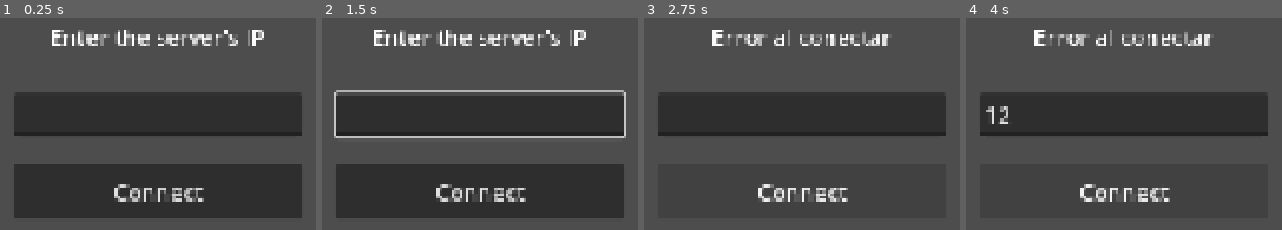
Above: before the commit, frames 1-4 (left to right).
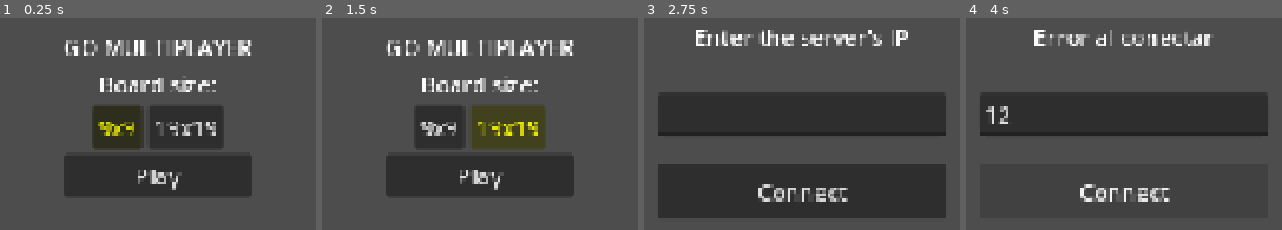
Above: after the commit, the same moments.

Repository: figurophobia/go
Game: Godot game, scene res://scenes/Menu.tscn
The game is run twice, just before and just after one commit, with the same random seed, the same clock (stepped at 60 frames per second) and the same inputs. Before the commit the project starts from res://scenes/lobby.tscn.
Inputs (mouse positions are in pixels of both pictures, inside the frame that each line leads up to):
- Up to frame 1 (0.25 s): no input
- Up to frame 2 (1.5 s): click (438, 128) at 0.5 s, where only the run after the commit has a clickable "9x9"; click (508, 128) at 1.25 s, where only the run after the commit has a clickable "19x19"
- Up to frame 3 (2.75 s): click (802, 174) at 2 s, where only the run after the commit has a clickable "Play"
- Up to frame 4 (4 s): click (1124, 113) at 2.77 s; type "12" at 2.85 s; click "Connect" at 3.5 s

The runs differ from the first frame. In frame 1, 39% of the frame differs, in the area x 4-96%, y 5-95%; in frame 2, 39%, in the area x 3-97%, y 5-95%; in frame 3, 2.8%; in frame 4, nothing differs.

Commit message:
Main menu page, 19x19 board and refactor for dynamic board_size

Diff:
--- a/GoGodot/project.godot
+++ b/GoGodot/project.godot
@@ -15,13 +15,14 @@
 [application]
 
 config/name="Go"
-run/main_scene="uid://rwg855nrrv56"
+run/main_scene="uid://dliebblvcea0o"
 config/features=PackedStringArray("4.6", "Forward Plus")
 config/icon="res://icon.svg"
 
 [autoload]
 
 Network="*uid://c4p0pfmlf2g0q"
+GameConfig="*uid://gg4jfsbbj2aj"
 
 [display]
 
--- /dev/null
+++ b/GoGodot/scenes/Game19x19.tscn
@@ -0,0 +1,133 @@
+[gd_scene format=3 uid="uid://7uggjtje3pkn"]
+
+[ext_resource type="Script" uid="uid://dthxwpovwcc0y" path="res://scripts/game.gd" id="1_txgc1"]
+[ext_resource type="Texture2D" uid="uid://7n1uxptukvwr" path="res://assets/board/used_clean.jpg" id="1_xdtq6"]
+[ext_resource type="Texture2D" uid="uid://ckkceqqrudaj7" path="res://assets/board/used_original.jpg" id="2_txgc1"]
+[ext_resource type="PackedScene" uid="uid://dxmw1n4jo1j4o" path="res://scenes/Stone.tscn" id="2_uy2qs"]
+
+[node name="Control" type="Control" unique_id=1516357034]
+clip_contents = true
+layout_mode = 3
+anchors_preset = 15
+anchor_right = 1.0
+anchor_bottom = 1.0
+grow_horizontal = 2
+grow_vertical = 2
+script = ExtResource("1_txgc1")
+stone_scene = ExtResource("2_uy2qs")
+
+[node name="ColorRect" type="TextureRect" parent="." unique_id=662305272]
+layout_mode = 1
+anchors_preset = 15
+anchor_right = 1.0
+anchor_bottom = 1.0
+offset_top = -1.0
+offset_bottom = -1.0
+grow_horizontal = 2
+grow_vertical = 2
+texture = ExtResource("1_xdtq6")
+expand_mode = 3
+
+[node name="ColorRect2" type="ColorRect" parent="." unique_id=824558079]
+layout_mode = 1
+anchors_preset = 8
+anchor_left = 0.5
+anchor_top = 0.5
+anchor_right = 0.5
+anchor_bottom = 0.5
+offset_left = -365.0
+offset_top = -375.0
+offset_right = 365.0
+offset_bottom = 375.0
+grow_horizontal = 2
+grow_vertical = 2
+color = Color(0, 0, 0, 1)
+
+[node name="Board" type="TextureRect" parent="." unique_id=1670206467]
+layout_mode = 1
+anchors_preset = 15
+anchor_right = 1.0
+anchor_bottom = 1.0
+grow_horizontal = 2
+grow_vertical = 2
+texture = ExtResource("2_txgc1")
+expand_mode = 3
+stretch_mode = 5
+
+[node name="TopLeft" type="Control" parent="Board" unique_id=1957583740]
+anchors_preset = 0
+offset_left = 237.08627
+offset_top = 13.332975
+offset_right = 277.08627
+offset_bottom = 53.33297
+
+[node name="BottomRight" type="Control" parent="Board" unique_id=692808342]
+anchors_preset = 0
+offset_left = 914.8158
+offset_top = 635.9767
+offset_right = 954.8158
+offset_bottom = 675.9767
+
+[node name="Stones" type="Sprite2D" parent="Board" unique_id=1872306588]
+
+[node name="TurnLabel" type="RichTextLabel" parent="." unique_id=730804312]
+layout_mode = 0
+offset_right = 251.0
+offset_bottom = 646.0
+bbcode_enabled = true
+text = "Turno: Negras"
+
+[node name="CapturesLabel" type="Label" parent="." unique_id=1745269905]
+layout_mode = 1
+anchors_preset = 6
+anchor_left = 1.0
+anchor_top = 0.5
+anchor_right = 1.0
+anchor_bottom = 0.5
+offset_left = -306.0
+offset_top = -324.0
+offset_bottom = 325.0
+grow_horizontal = 0
+grow_vertical = 2
+theme_override_colors/font_color = Color(0, 0, 0, 1)
+theme_override_font_sizes/font_size = 26
+text = "Piedras capturadas:
+Negras comen:
+Blancas comen:
+"
+horizontal_alignment = 2
+
+[node name="PassButton" type="Button" parent="." unique_id=1984939410]
+layout_mode = 1
+anchors_preset = 3
+anchor_left = 1.0
+anchor_top = 1.0
+anchor_right = 1.0
+anchor_bottom = 1.0
+offset_left = -8.0
+offset_top = -8.0
+grow_horizontal = 0
+grow_vertical = 0
+theme_override_colors/font_color = Color(0, 0, 0, 1)
+theme_override_font_sizes/font_size = 32
+text = "PASS TURN"
+
+[node name="GameOverLabel" type="RichTextLabel" parent="." unique_id=1979532262]
+layout_mode = 1
+anchors_preset = 8
+anchor_left = 0.5
+anchor_top = 0.5
+anchor_right = 0.5
+anchor_bottom = 0.5
+offset_left = -147.0
+offset_top = -35.0
+offset_right = 139.0
+offset_bottom = 34.0
+grow_horizontal = 2
+grow_vertical = 2
+theme_override_colors/font_shadow_color = Color(0, 0, 0, 1)
+bbcode_enabled = true
+text = "GAME OVER"
+fit_content = true
+horizontal_alignment = 1
+vertical_alignment = 1
--- /dev/null
+++ b/GoGodot/scenes/Menu.tscn
@@ -0,0 +1,55 @@
+[gd_scene format=3 uid="uid://dliebblvcea0o"]
+
+[ext_resource type="Script" uid="uid://2q7j4lpwymwi" path="res://scripts/main_menu.gd" id="1_xdvgc"]
+
+[node name="Control" type="Control" unique_id=1993983016]
+layout_mode = 3
+anchors_preset = 15
+anchor_right = 1.0
+anchor_bottom = 1.0
+grow_horizontal = 2
+grow_vertical = 2
+script = ExtResource("1_xdvgc")
+
+[node name="VBoxContainer" type="VBoxContainer" parent="." unique_id=1896139311]
+layout_mode = 1
+anchors_preset = 8
+anchor_left = 0.5
+anchor_top = 0.5
+anchor_right = 0.5
+anchor_bottom = 0.5
+offset_left = -68.0
+offset_top = -42.5
+offset_right = 68.0
+offset_bottom = 42.5
+grow_horizontal = 2
+grow_vertical = 2
+
+[node name="Label" type="Label" parent="VBoxContainer" unique_id=255160240]
+layout_mode = 2
+text = "GO MULTIPLAYER"
+horizontal_alignment = 1
+
+[node name="Label2" type="Label" parent="VBoxContainer" unique_id=142496357]
+layout_mode = 2
+text = "Board size:"
+horizontal_alignment = 1
+
+[node name="HBoxContainer" type="HBoxContainer" parent="VBoxContainer" unique_id=227577071]
+layout_mode = 2
+alignment = 1
+
+[node name="9x9" type="Button" parent="VBoxContainer/HBoxContainer" unique_id=2064515322]
+layout_mode = 2
+size_flags_horizontal = 4
+size_flags_vertical = 4
+text = "9x9"
+
+[node name="19x19" type="Button" parent="VBoxContainer/HBoxContainer" unique_id=1478601362]
+layout_mode = 2
+text = "19x19"
+
+[node name="Play" type="Button" parent="VBoxContainer" unique_id=1443271389]
+layout_mode = 2
+text = "Play
+"
--- /dev/null
+++ b/GoGodot/scripts/Game_config.gd
@@ -0,0 +1,3 @@
+extends Node
+
+var board_size: int = 9
--- a/GoGodot/scripts/game.gd
+++ b/GoGodot/scripts/game.gd
@@ -11,7 +11,7 @@
 @onready var pass_button = $PassButton
 @onready var game_over_label = $GameOverLabel
 
-var board_size = 9
+var board_size = GameConfig.board_size
 var is_black_turn = true
 var is_game_over = false
 var consecutive_passes = 0
@@ -45,6 +45,7 @@
 	cell_size_y = total_height / (board_size - 1)
 
 	tcp = Network.tcp
+	_send({"type": "config", "board_size": board_size})
 	set_process(true)
 	update_ui()
 
--- a/GoGodot/scripts/lobby.gd
+++ b/GoGodot/scripts/lobby.gd
@@ -28,8 +28,14 @@
 			status_label.text = "Conectado! Esperando al servidor..."
 			set_process(false)
 			Network.tcp = tcp
-			get_tree().change_scene_to_file("res://scenes/Game.tscn")
+			_go_to_game()
 
 		StreamPeerTCP.STATUS_ERROR:
 			status_label.text = "Error de conexión"
 			set_process(false)
+
+func _go_to_game():
+	if GameConfig.board_size == 19:
+		get_tree().change_scene_to_file("res://scenes/Game19x19.tscn")
+	else:
+		get_tree().change_scene_to_file("res://scenes/Game.tscn")
--- /dev/null
+++ b/GoGodot/scripts/main_menu.gd
@@ -0,0 +1,19 @@
+extends Control
+
+func _ready():
+	_highlight_size(9)
+
+	$"VBoxContainer/HBoxContainer/9x9".pressed.connect(func(): _select_size(9))
+	$"VBoxContainer/HBoxContainer/19x19".pressed.connect(func(): _select_size(19))
+	$VBoxContainer/Play.pressed.connect(_on_jugar)
+
+func _select_size(size: int):
+	GameConfig.board_size = size
+	_highlight_size(size)
+
+func _highlight_size(size: int):
+	$"VBoxContainer/HBoxContainer/9x9".modulate  = Color.YELLOW if size == 9  else Color.WHITE
+	$"VBoxContainer/HBoxContainer/19x19".modulate = Color.YELLOW if size == 19 else Color.WHITE
+
+func _on_jugar():
+	get_tree().change_scene_to_file("res://scenes/lobby.tscn")
--- a/GoGodot/scripts/stone.gd
+++ b/GoGodot/scripts/stone.gd
@@ -18,3 +18,6 @@
 			sprite.texture = white_textures.pick_random()
 
 	rotation_degrees = randf_range(0, 360)
+
+	if GameConfig.board_size == 19:
+		scale = Vector2(0.75,0.75)
Not shown, added: GoGodot/scripts/Game_config.gd.uid
Not shown, added: GoGodot/scripts/main_menu.gd.uid
Not shown, changed: server/server.py
